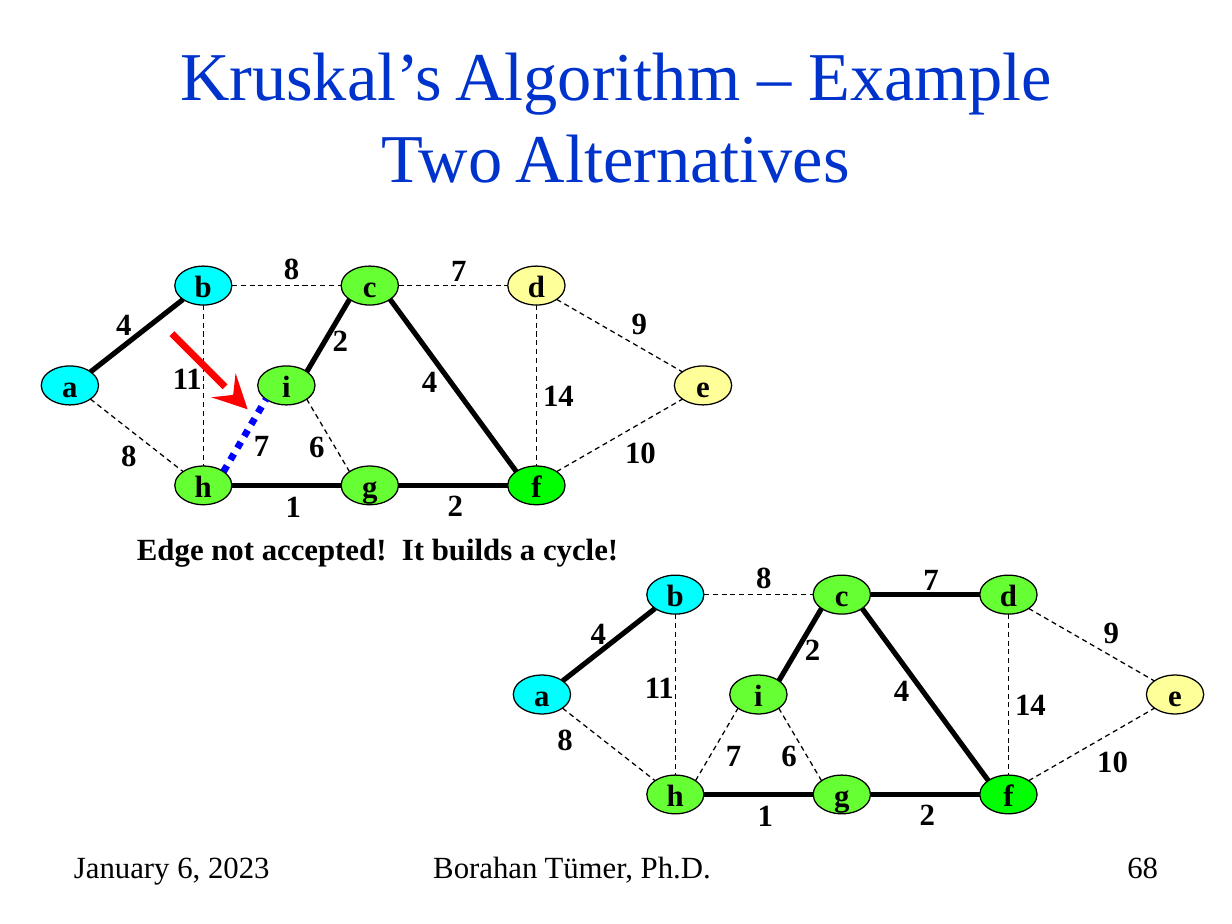
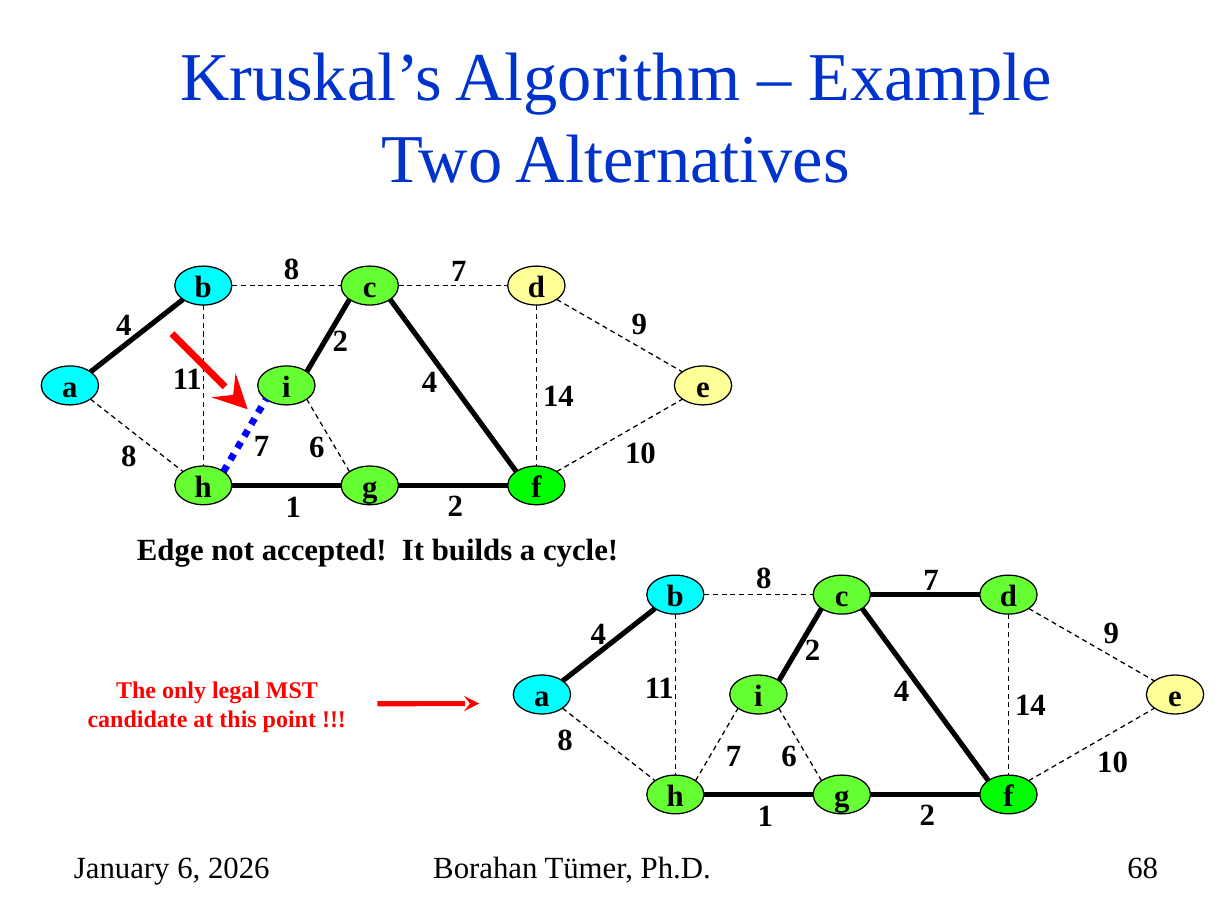
Before and after one commit to mehmetkayacse/cse225, a slide deck: slide 68 of files/Week10.pptx. Drawn at 1232x924 pixels with LibreOffice and Linux fonts; fonts in the diff are those of the drawing. Boxes give left, top, right and bottom in pixels: in the first picture for what was removed or moved away, otherwise in the second. Text is boxed around its words. In the diff, an @@ line names an element or a change of style, - is before the commit and + after.

```diff
--- a/files/Week10.pptx
+++ b/files/Week10.pptx
@@ text added at <box>88,681,318,732</box>, 14 pt, text #FF0000, bold @@
+The only legal MST candidate at this point !!!
@@ arrow added from (377, 703) to (479, 703), #FF0000 3 pt @@
@@ text at <box>74,857,270,884</box>: text changed @@
-January 6, 2023
+January 6, 2026
```
Also in this commit, not shown: 69 other slides changed, 4 other files.
